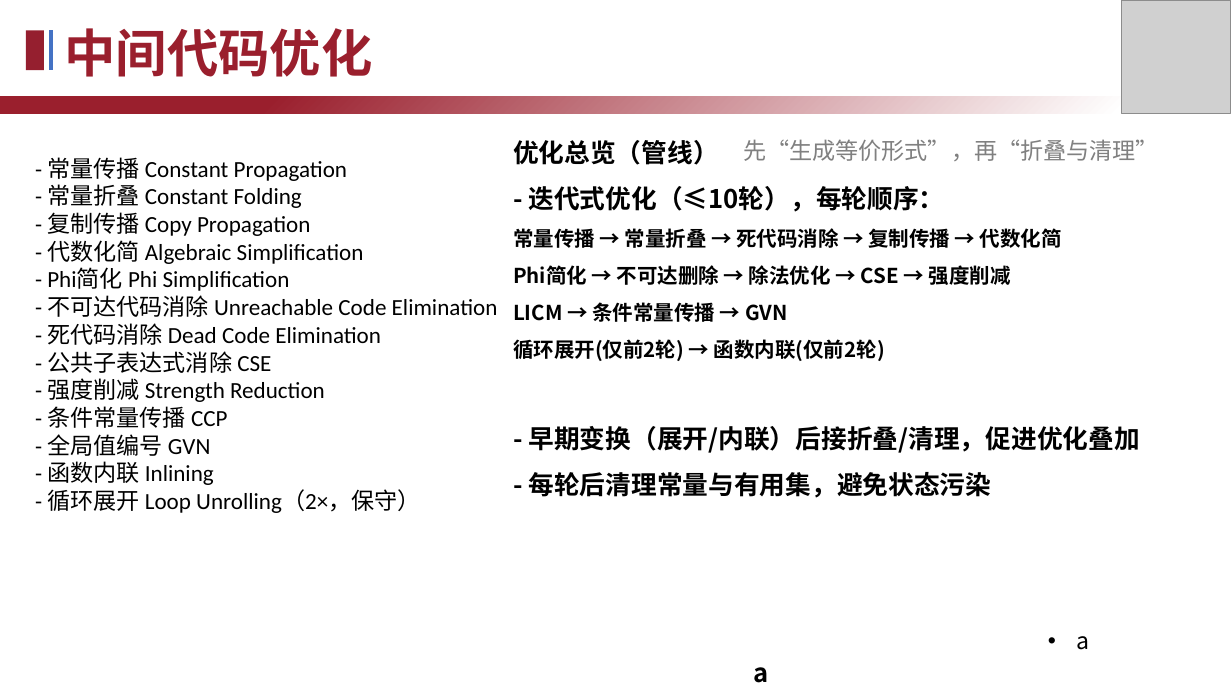
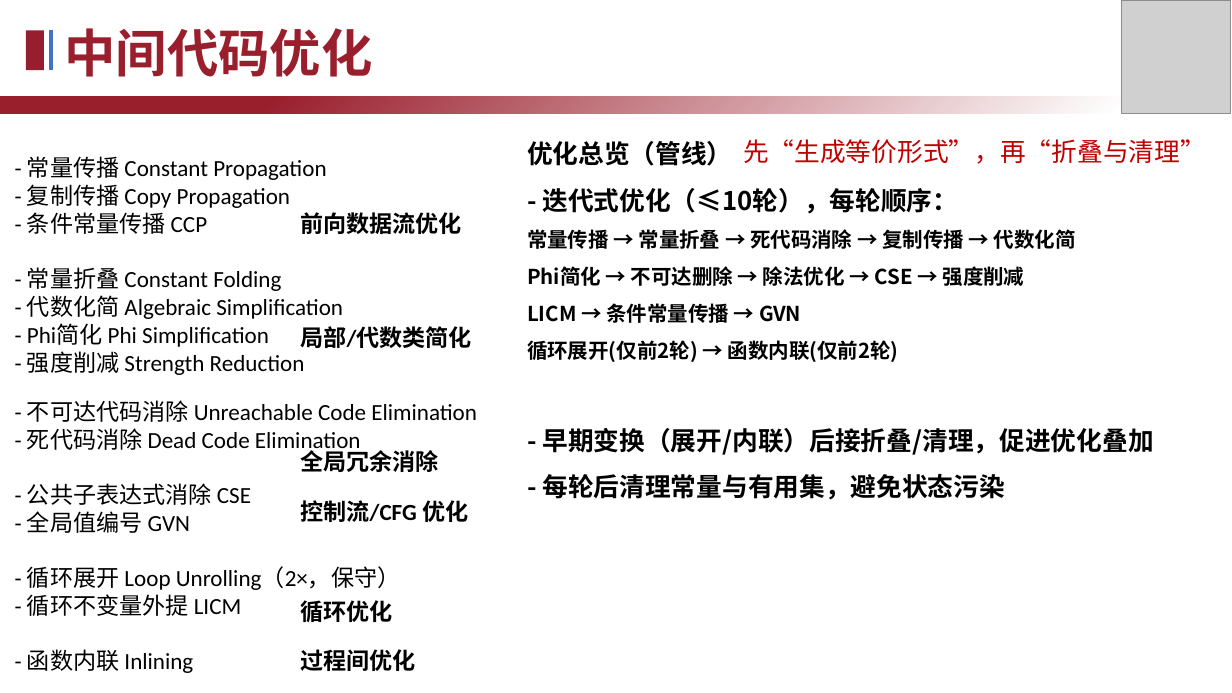
Before and after one commit to TheSkyFuker54188/Compiler-2025, a slide deck: slide 10 of doc/2025编译系统设计赛答辩.pptx (slide 9 before the commit). Drawn at 1232x693 pixels with LibreOffice and Linux fonts; fonts in the diff are those of the drawing; grey boxes stand for pictures. Boxes give left, top, right and bottom in pixels: in the first picture for what was removed or moved away, otherwise in the second. Text is boxed around its words. In the diff, an @@ line names an element or a change of style, - is before the commit and + after.

```diff
--- a/doc/2025编译系统设计赛答辩.pptx
+++ b/doc/2025编译系统设计赛答辩.pptx
@@ text "优化总览（管线）" moved from (x1=513, y1=140, x2=1140, y2=498) to (x1=527, y1=141, x2=1153, y2=500) @@
@@ text "先“生成等价形式”，再“折叠与清理”" at (x1=743, y1=139, x2=1206, y2=164): size 18 to 20 pt, text colour #808080 to #C00000 @@
@@ text "- 常量传播 Constant Propagation" moved from (x1=47, y1=157, x2=498, y2=513) to (x1=27, y1=156, x2=477, y2=673) @@
@@ text at (x1=27, y1=184, x2=290, y2=234): paragraphs added @@
+- 复制传播 Copy Propagation
+- 条件常量传播 CCP
@@ text at (x1=47, y1=212, x2=310, y2=236): paragraph removed @@
-- 复制传播 Copy Propagation
@@ text added at (x1=300, y1=212, x2=462, y2=234), 18 pt, text #000000, bold @@
+前向数据流优化
@@ text added at (x1=300, y1=326, x2=472, y2=348), 18 pt, text #000000, bold @@
+局部/代数类简化
@@ text at (x1=27, y1=351, x2=305, y2=375): paragraph added @@
+- 强度削减 Strength Reduction
@@ text at (x1=47, y1=378, x2=325, y2=428): paragraphs removed @@
-- 强度削减 Strength Reduction
-- 条件常量传播 CCP
@@ text added at (x1=300, y1=447, x2=439, y2=472), 18 pt, text #000000, bold @@
+全局冗余消除
@@ text at (x1=47, y1=489, x2=421, y2=513): paragraph removed @@
-- 循环展开 Loop Unrolling（2×，保守）
@@ text added at (x1=300, y1=500, x2=468, y2=522), 18 pt, text #000000, bold @@
+控制流/CFG 优化
@@ text at (x1=27, y1=566, x2=401, y2=616): paragraphs added @@
+- 循环展开 Loop Unrolling（2×，保守）
+- 循环不变量外提 LICM
@@ text added at (x1=300, y1=600, x2=392, y2=622), 18 pt, text #000000, bold @@
+循环优化
@@ text added at (x1=300, y1=649, x2=415, y2=671), 18 pt, text #000000, bold @@
+过程间优化
@@ text removed at (x1=1077, y1=636, x2=1090, y2=650) @@
-• a
@@ text removed at (x1=753, y1=667, x2=768, y2=683) @@
-a
```
Also in this commit, not shown: 4 other slides changed, 1 slide added.
